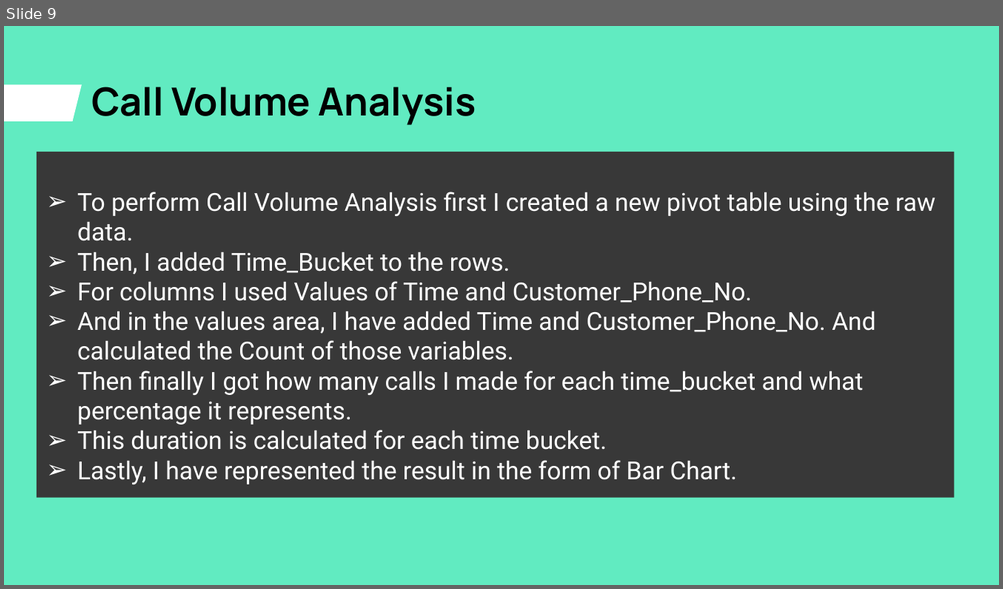
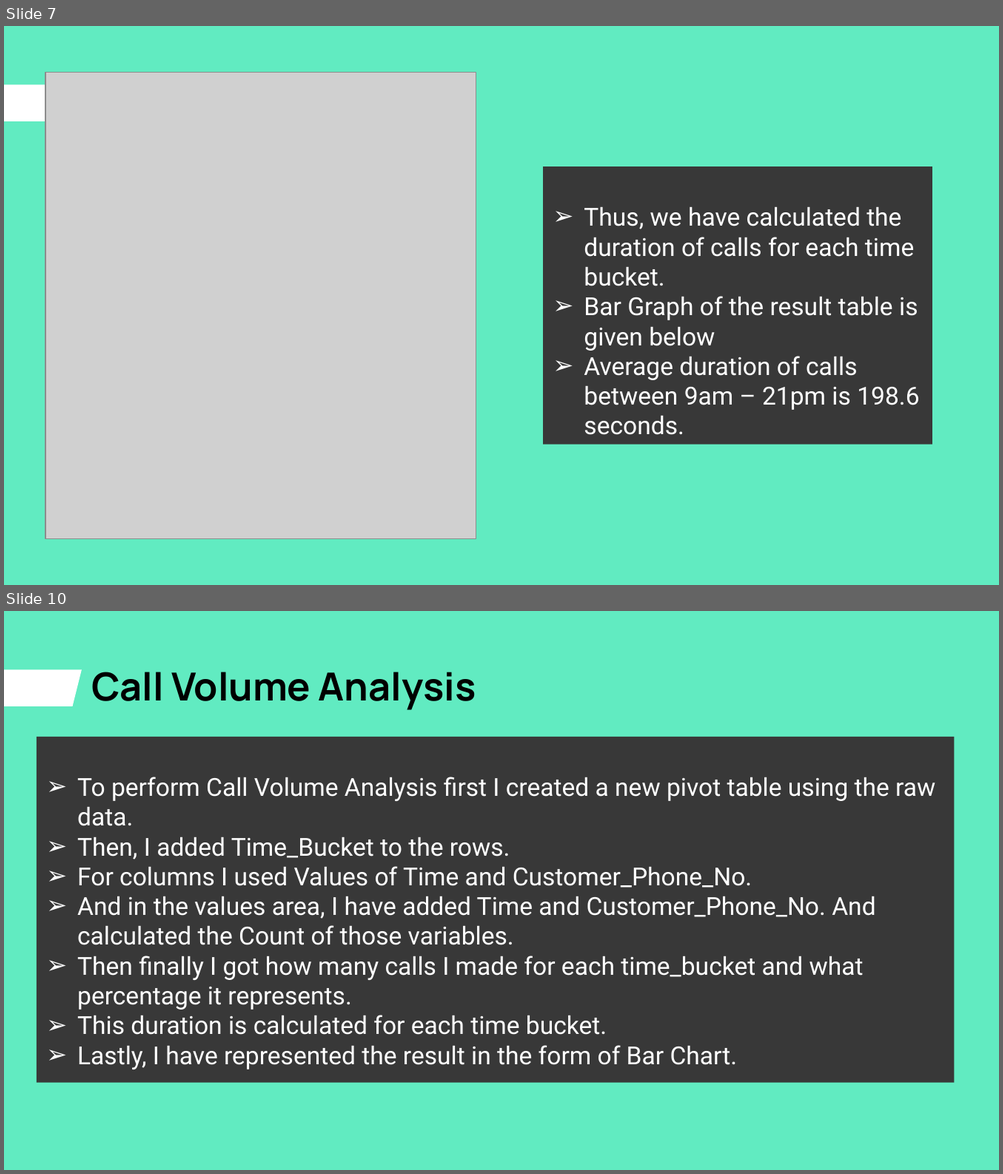
Before and after one commit to ShindeYash/ABC_Call_Volume_Trend, a slide deck: Call_Volume_Trend_Analysis_Report.pptx. Shown one above the other, each under a label of ours: slide 9 before the commit, slides 7 and 10 after it; the slides between them are not shown. The pictures are 1003x589 and 1003x1174 pixels, drawn with LibreOffice and Linux fonts; fonts in the diff are those of the drawing; grey boxes stand for pictures. Boxes give left, top, right and bottom in pixels: in the first picture for what was removed or moved away, otherwise in the second. Text is boxed around its words. In the diff, an @@ line names an element or a change of style, - is before the commit and + after.

```diff
--- a/Call_Volume_Trend_Analysis_Report.pptx
+++ b/Call_Volume_Trend_Analysis_Report.pptx
@@ slide 7 added at bbox=[4, 26, 999, 585], background #61EBC1; not listed: 1 template element that a slide beside it also shows @@
@@ picture added at bbox=[45, 73, 476, 540] @@
@@ rectangle added at bbox=[543, 167, 932, 445], fill #383838, 18 pt, text #FFFFFF @@
+➢ Thus, we have calculated the duration of calls for each time bucket.
+➢ Bar Graph of the result table is given below
+➢ Average duration of calls between 9am – 21pm is 198.6 seconds.
@@ what was slide 9 is now slide 10 @@
```
Also in this commit, not shown: 4 slides changed, 6 other slides added, 6 slides removed, 5 other files.
